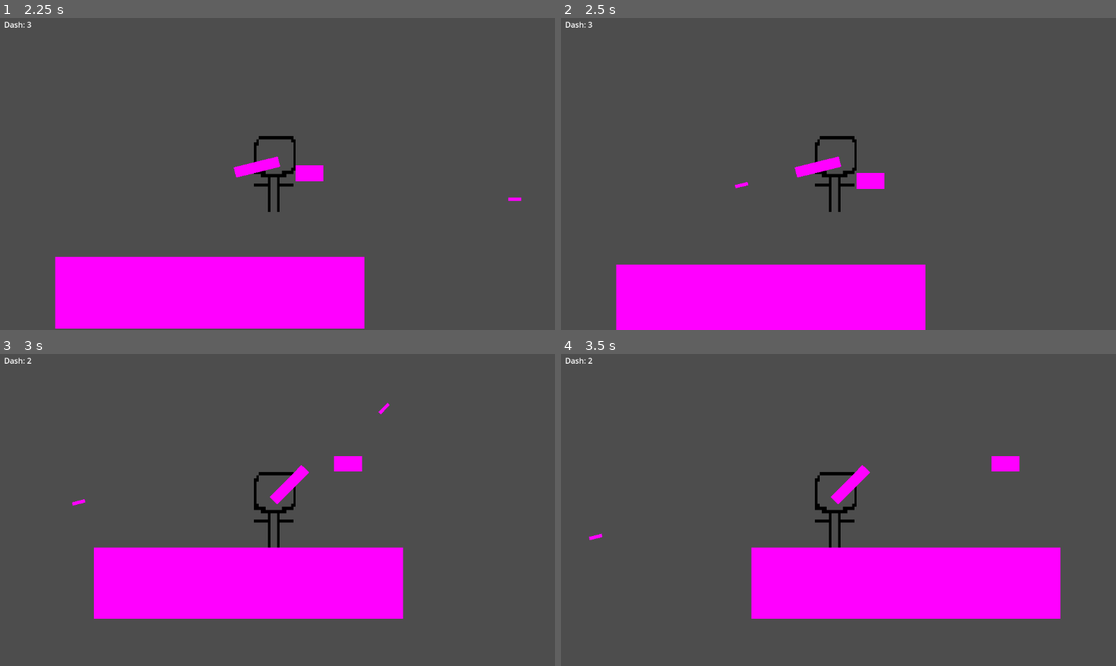
Above: before the commit, frames 1-4 (two rows, left to right).
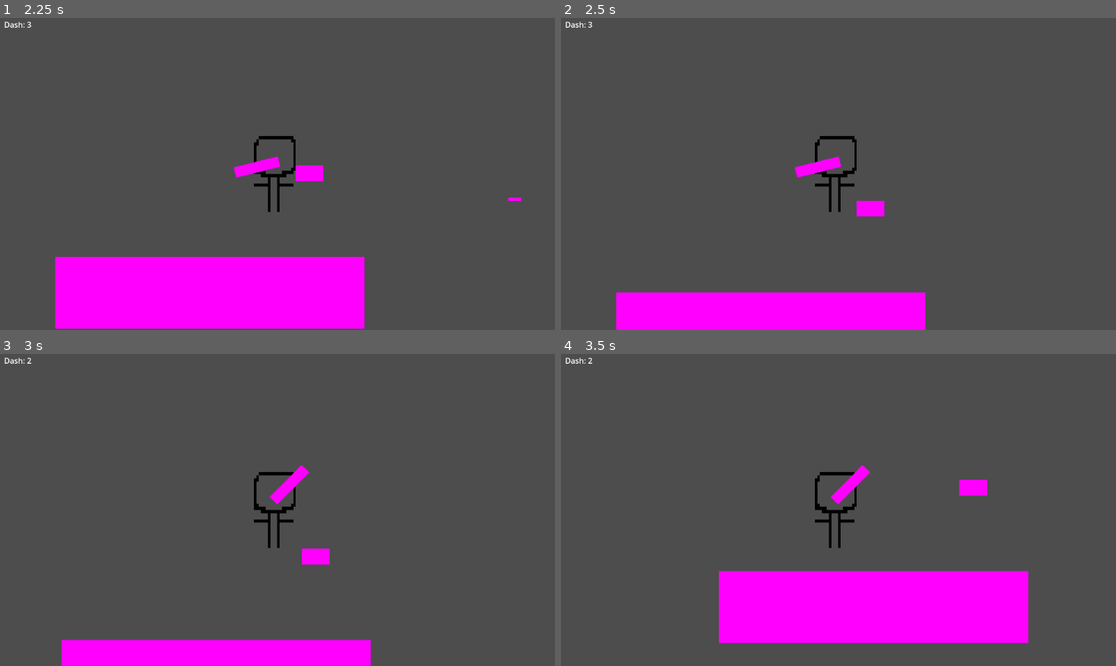
Above: after the commit, the same moments.

Repository: Sheep26/2DMultiplayerShooter
Game: Godot game, scene res://Scenes/MainMenu/MainMenu.tscn
The game is run twice, just before and just after one commit, with the same random seed, the same clock (stepped at 60 frames per second) and the same inputs.
Inputs (mouse positions are in pixels of both pictures, inside the frame that each line leads up to):
- Up to frame 1 (2.25 s): click "Singleplayer" at 0.5 s; tap Enter at 1.25 s; move the mouse to (399, 158) at 1.27 s; press the mouse at (399, 158) at 1.28 s; hold Right (right) from 1.28 s (still down); tap W (jump) at 1.52 s; move the mouse to (166, 189) at 2.02 s; release the mouse at (166, 189) at 2.03 s; tap E (dash) at 2.1 s
- Up to frame 2 (2.5 s): keep holding Right (right); tap W (jump) at 2.27 s; click (727, 189) at 2.3 s
- Up to frame 3 (3 s): move the mouse to (333, 441) at 2.77 s; release Right (right) at 2.78 s; press the mouse at (333, 441) at 2.78 s; hold Left (left) from 2.78 s (still down)
- Up to frame 4 (3.5 s): keep holding Left (left)

Frame 1 is identical in both runs. In frame 2, 5.5% of the frame differs, in the area x 9-66%, y 49-88%; in frame 3, 18%, in the area x 11-73%, y 15-100%; in frame 4, 11%.

Commit message:
added easy way to add more guns ammo auto and firerate sadly firerate no work and idk why

Diff:
--- a/Objects/Gun.tscn
+++ b/Objects/Gun.tscn
@@ -12,3 +12,8 @@
 position = Vector2(40, 0)
 scale = Vector2(93.9999, 22)
 texture = SubResource("PlaceholderTexture2D_yjc33")
+
+[node name="reloadTimer" type="Timer" parent="."]
+wait_time = 2.0
+
+[node name="firerateTimer" type="Timer" parent="."]
--- a/Scripts/Gun.gd
+++ b/Scripts/Gun.gd
@@ -1,18 +1,41 @@
 extends Node2D
 const KNOCKBACK_STRENGTH = 400
-var current_bullets = []
 @onready var bullet = preload("res://Objects/Bullet.tscn")
+@onready var reloadTimer: Timer = $reloadTimer
+@onready var firerateTimer: Timer = $firerateTimer
+var currentGun: GunType
+var pistol: GunType = GunType.new("pistol", 10, 2, 23, false)
+
+class GunType:
+	var gunName: String
+	var firerate: float
+	var reloadTime: float
+	var ammo: int
+	var auto: bool
+
+	func _init(gunNameArg, firerateArg, reloadTimeArg, ammoArg, autoArg):
+		self.gunName = gunNameArg
+		self.firerate = firerateArg
+		self.reloadTime = reloadTimeArg
+		self.ammo = ammoArg
+		self.auto = autoArg
 
 func _ready():
-	pass
+	currentGun = pistol
+
+func _shoot(rotationToVector2):
+	get_parent().velocity.y = -(rotationToVector2.y * KNOCKBACK_STRENGTH)
+	var bullet_instantiated = bullet.instantiate()
+	bullet_instantiated.rotation = rotation
+	bullet_instantiated.position = position + get_parent().position + rotationToVector2 * 94
+	get_tree().current_scene.add_child(bullet_instantiated)
+	currentGun.ammo -= 1
+	firerateTimer.start(1 / currentGun.firerate)
 
 # Called every frame. 'delta' is the elapsed time since the previous frame.
 func _process(_delta):
 	var rotationToVector2 = Vector2(cos(rotation), sin(rotation))
 	rotate(get_angle_to(get_global_mouse_position()))
-	if Input.is_action_just_pressed("fire"):
-		get_parent().velocity.y = -(rotationToVector2.y * KNOCKBACK_STRENGTH)
-		var bullet_instantiated = bullet.instantiate()
-		bullet_instantiated.rotation = rotation
-		bullet_instantiated.position = position + get_parent().position + rotationToVector2 * 94
-		get_tree().current_scene.add_child(bullet_instantiated)
+	# Firerate doesn't work idk why but it doesn't stop
+	if (Input.is_action_just_pressed("fire") or (currentGun.auto and Input.is_action_pressed("fire"))) and currentGun.ammo > 0 and firerateTimer.is_stopped():
+		_shoot(rotationToVector2)
--- a/Scripts/Player.gd
+++ b/Scripts/Player.gd
@@ -15,7 +15,7 @@
 var health = 100
 var was_on_floor
 var currentSpeed = 1
-@onready var coyoteTimer = $CoyoteTimer
+@onready var coyoteTimer: Timer = $CoyoteTimer
 @onready var lastTime = Time.get_ticks_msec()
 
 # Get the gravity from the project settings to be synced with RigidBody nodes.
